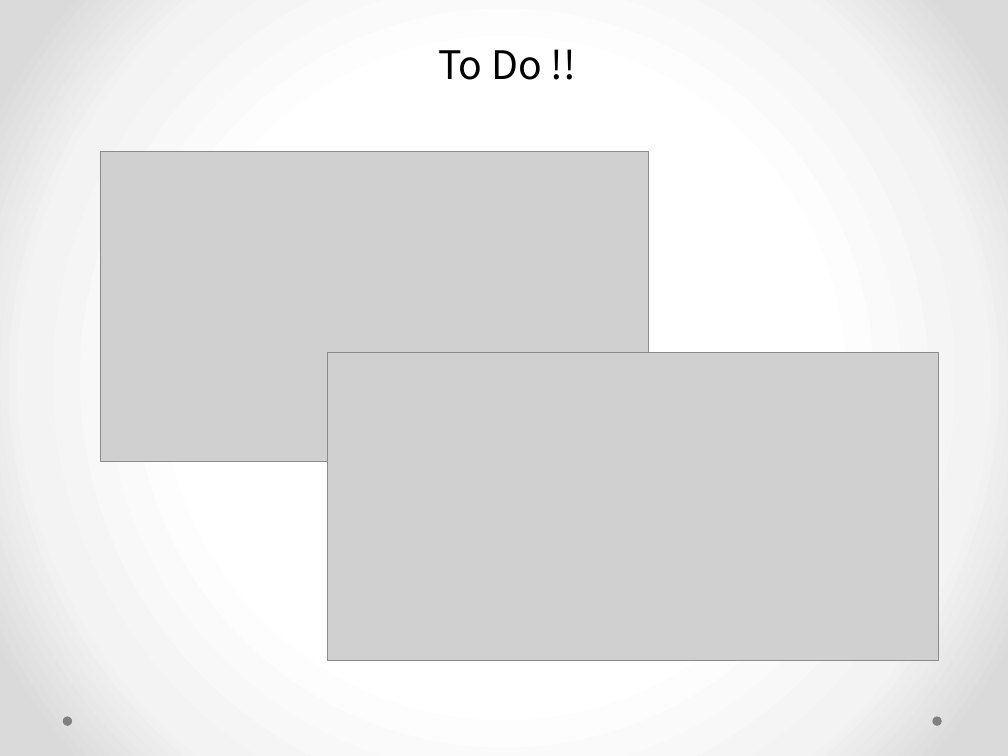
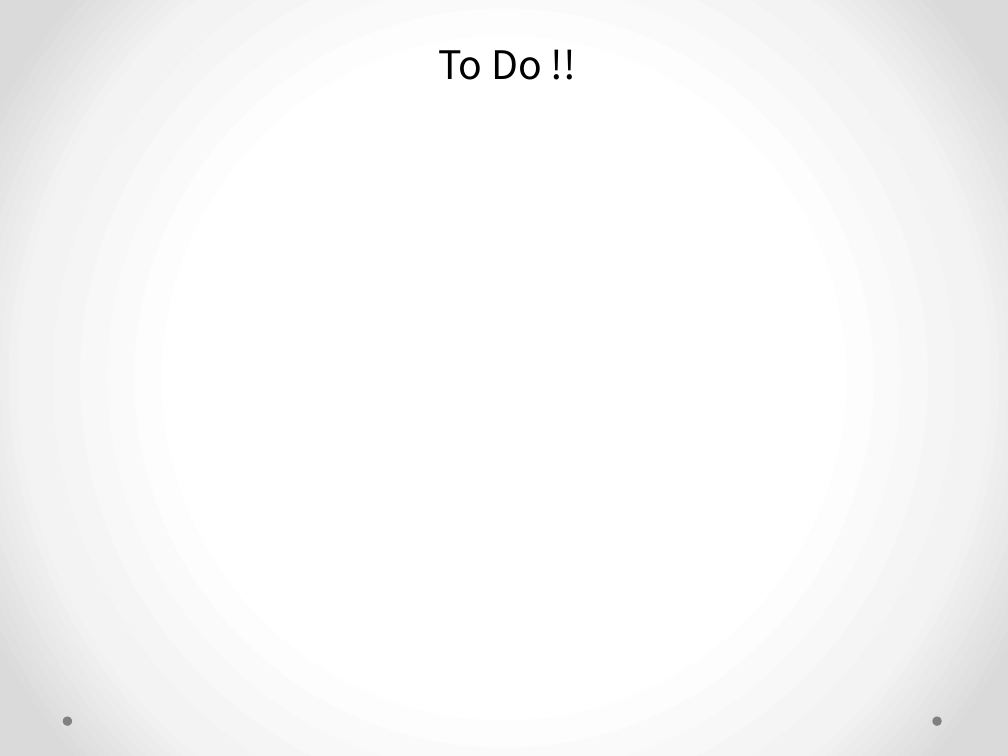
Before and after one commit to CS76/1JCH, a slide deck: slide 36 of Data/ProjectPresentation.pptx (slide 26 before the commit). Drawn at 1008x756 pixels with LibreOffice and Linux fonts; fonts in the diff are those of the drawing; grey boxes stand for pictures. Boxes give left, top, right and bottom in pixels: in the first picture for what was removed or moved away, otherwise in the second. Text is boxed around its words. In the diff, an @@ line names an element or a change of style, - is before the commit and + after.

```diff
--- a/Data/ProjectPresentation.pptx
+++ b/Data/ProjectPresentation.pptx
@@ picture removed at (101, 151, 649, 462) @@
@@ picture removed at (328, 353, 938, 660) @@
```
Also in this commit, not shown: 2 other slides changed, 10 slides added, 7 other files.
